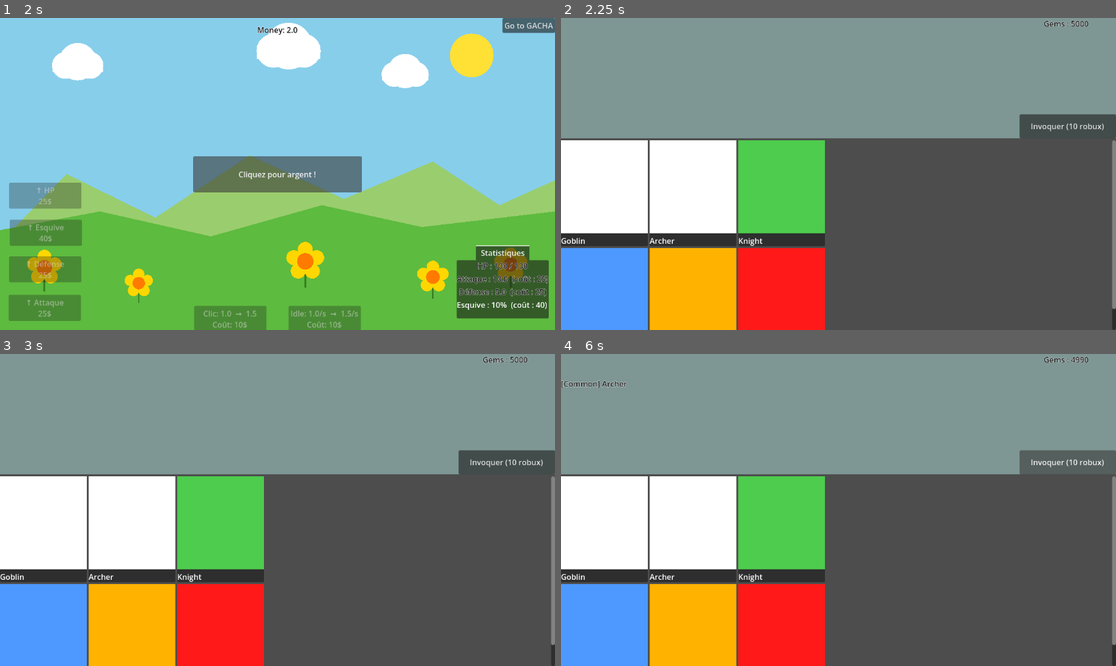
Above: before the commit, frames 1-4 (two rows, left to right).
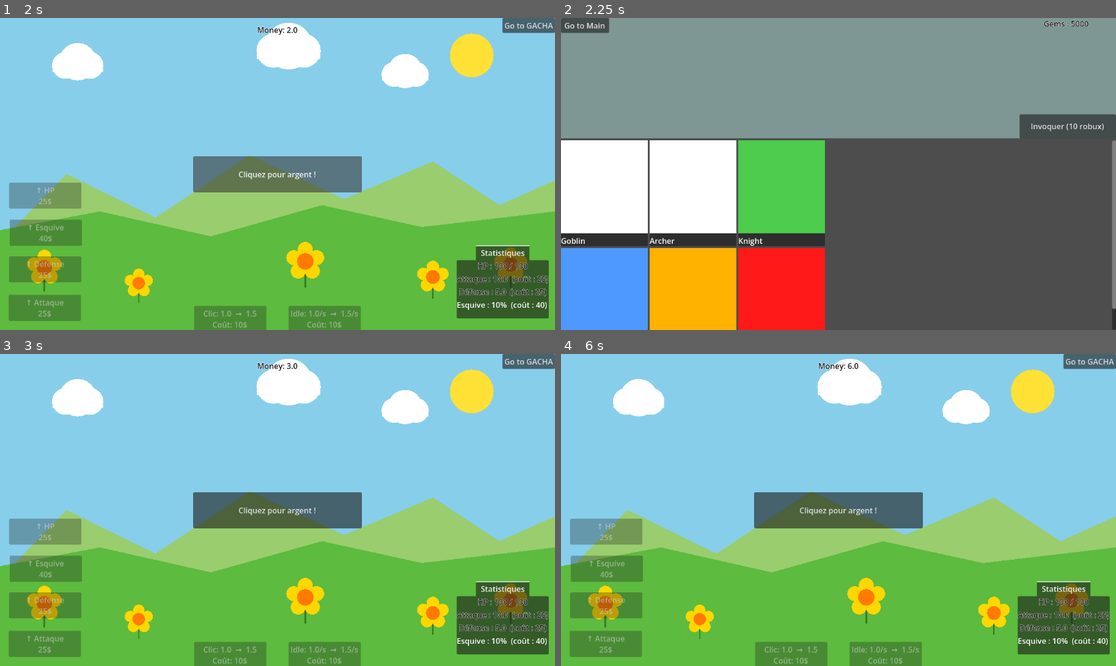
Above: after the commit, the same moments.

Repository: XeyNox/Snakdle
Game: Godot game, scene res://Scenes/TitleScreen.tscn
The game is run twice, just before and just after one commit, with the same random seed, the same clock (stepped at 60 frames per second) and the same inputs.
Inputs (mouse positions are in pixels of both pictures, inside the frame that each line leads up to):
- Up to frame 1 (2 s): click "Jouer" at 0.5 s; click "Cliquez pour argent !" at 1.25 s
- Up to frame 2 (2.25 s): click "Go to GACHA" at 2 s
- Up to frame 3 (3 s): click "Go to Main" at 2.75 s
- Up to frame 4 (6 s): click (583, 360) at 3.5 s, where only the run before the commit has a clickable "Go to Main"; click "Go to Main" (after the commit: "Go to GACHA") at 4.25 s; click "Go to Main" at 5 s; click (1066, 463) at 5.75 s, where only the run before the commit has a clickable "Invoquer (10 robux)"

Frame 1 is identical in both runs. In frame 2, 0.4% of the frame differs, in the area x 0-9%, y 0-5%; in frame 3, 99%; in frame 4, 99%, in the area x 0-100%, y 0-100%.

Commit message:
Ajout bouton go to main

Diff:
--- a/Scenes/GachaUI.tscn
+++ b/Scenes/GachaUI.tscn
@@ -13,14 +13,6 @@
 mouse_filter = 1
 script = ExtResource("1_8kui5")
 
-[node name="GoToMain" type="Button" parent="." unique_id=1863773225]
-custom_minimum_size = Vector2(100, 25)
-layout_mode = 1
-offset_right = 100.0
-offset_bottom = 31.0
-text = "Go to Main"
-script = ExtResource("2_xwc5u")
-
 [node name="VBoxContainer" type="VBoxContainer" parent="." unique_id=606243086]
 layout_mode = 1
 anchors_preset = 15
@@ -34,6 +26,14 @@
 layout_mode = 2
 size_flags_vertical = 0
 color = Color(0.4949177, 0.5912578, 0.5783053, 1)
+
+[node name="GoToMain" type="Button" parent="VBoxContainer/ColorRect" unique_id=1803873221]
+custom_minimum_size = Vector2(100, 25)
+layout_mode = 0
+offset_right = 100.0
+offset_bottom = 31.0
+text = "Go to Main"
+script = ExtResource("2_xwc5u")
 
 [node name="GemsLabel" type="Label" parent="VBoxContainer/ColorRect" unique_id=234113938]
 custom_minimum_size = Vector2(150, 35)
